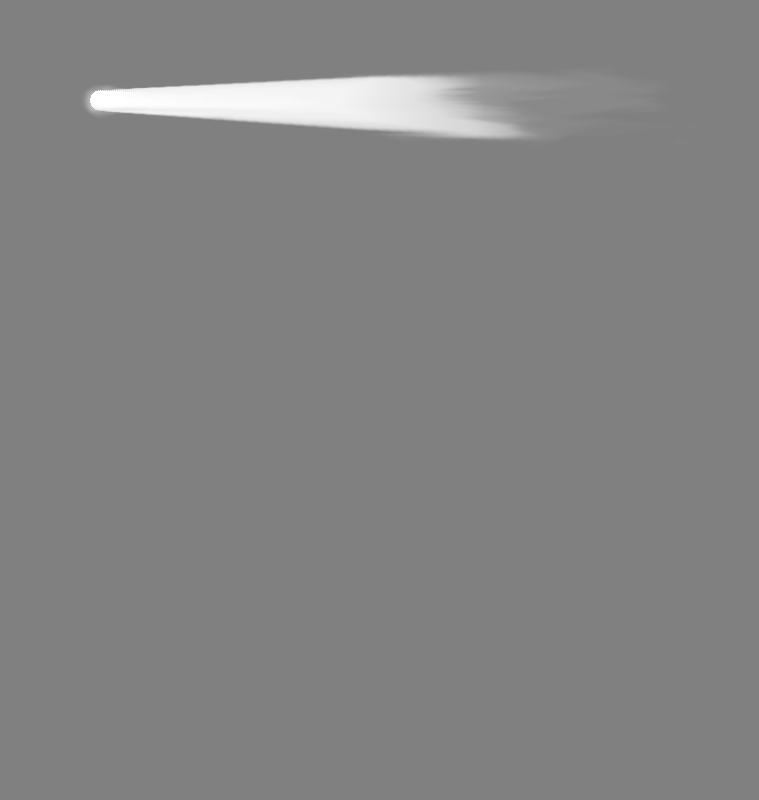
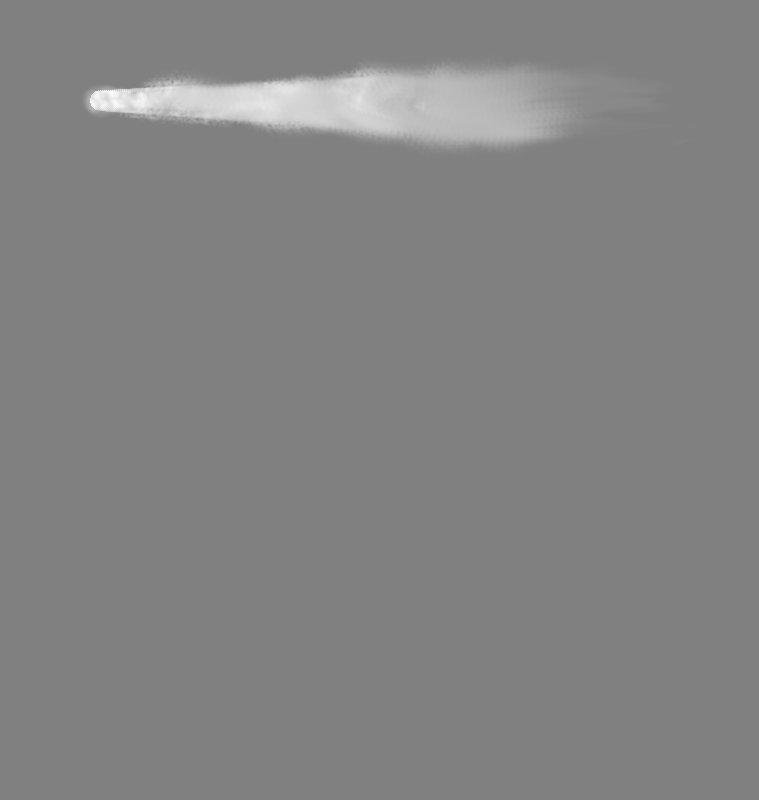
Layer changes from the first 759×800 image to the second:
painted on "Layer #14" over [86, 57, 596, 156]
